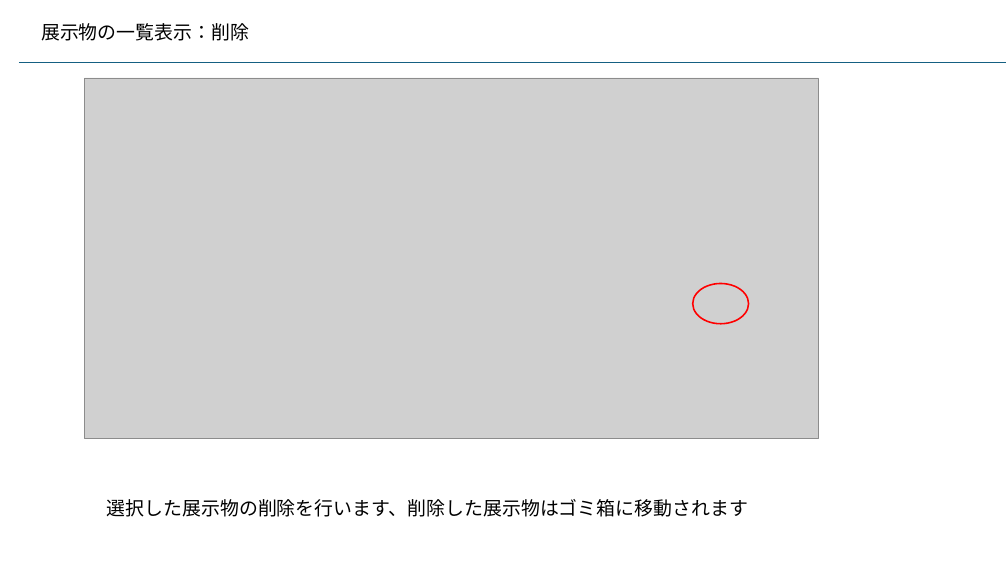
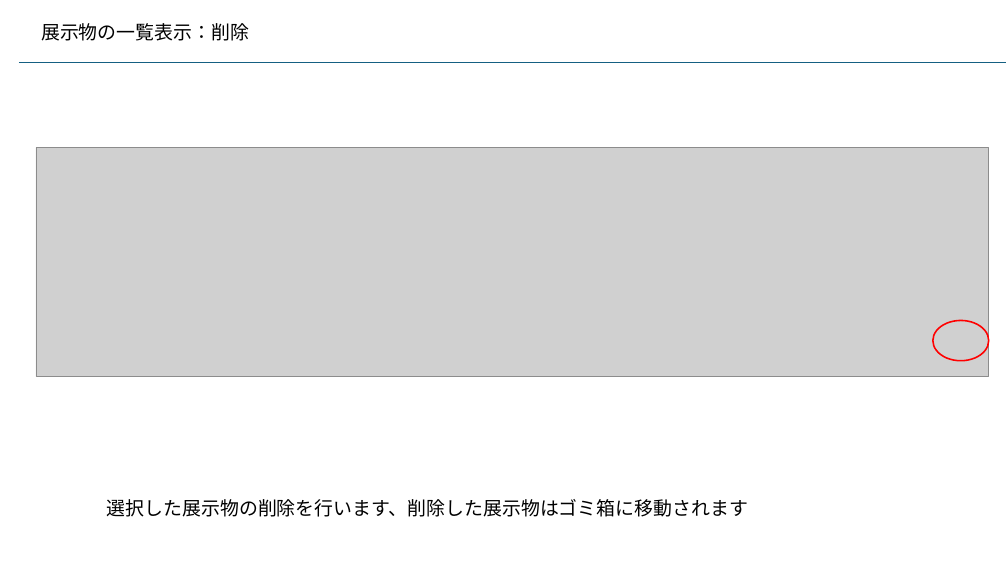
Before and after one commit to kaze-lab/museum_app_proj, a slide deck: slide 42 of 展示物アプリ仕様.pptx. Drawn at 1008x567 pixels with LibreOffice and Linux fonts; fonts in the diff are those of the drawing; grey boxes stand for pictures. Boxes give left, top, right and bottom in pixels: in the first picture for what was removed or moved away, otherwise in the second. Text is boxed around its words. In the diff, an @@ line names an element or a change of style, - is before the commit and + after.

```diff
--- a/展示物アプリ仕様.pptx
+++ b/展示物アプリ仕様.pptx
@@ picture: place and size @@
-picture at [85,78,819,439]
+picture at [36,147,989,377]
@@ ellipse: place and size @@
-ellipse at [693,284,749,324]
+ellipse at [933,321,989,361]
```
Also in this commit, not shown: 3 other slides changed, 4 other files.
